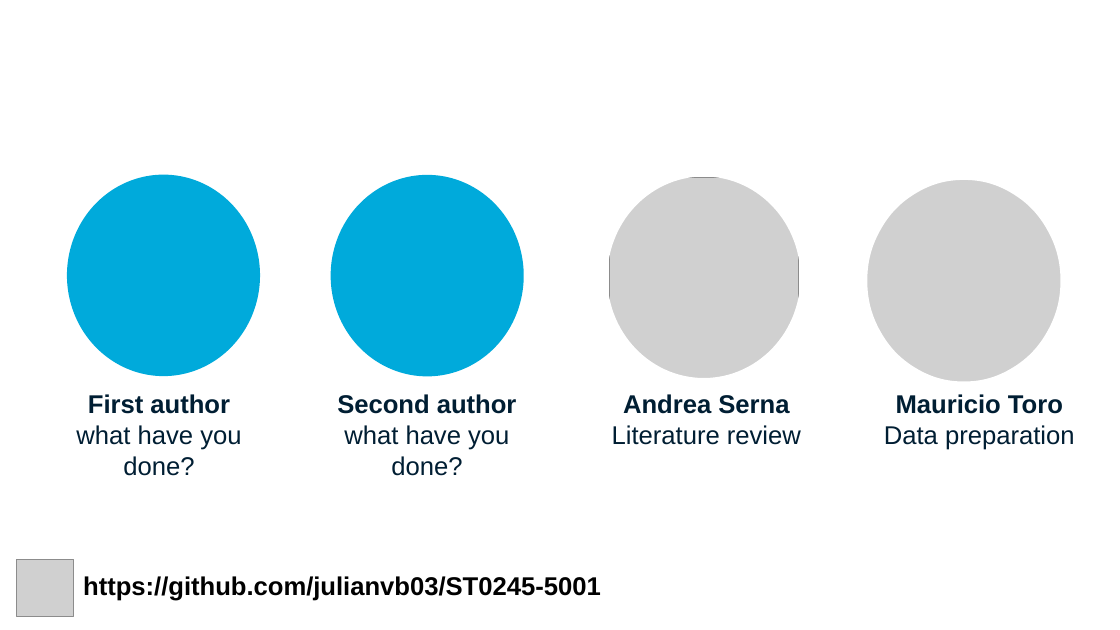
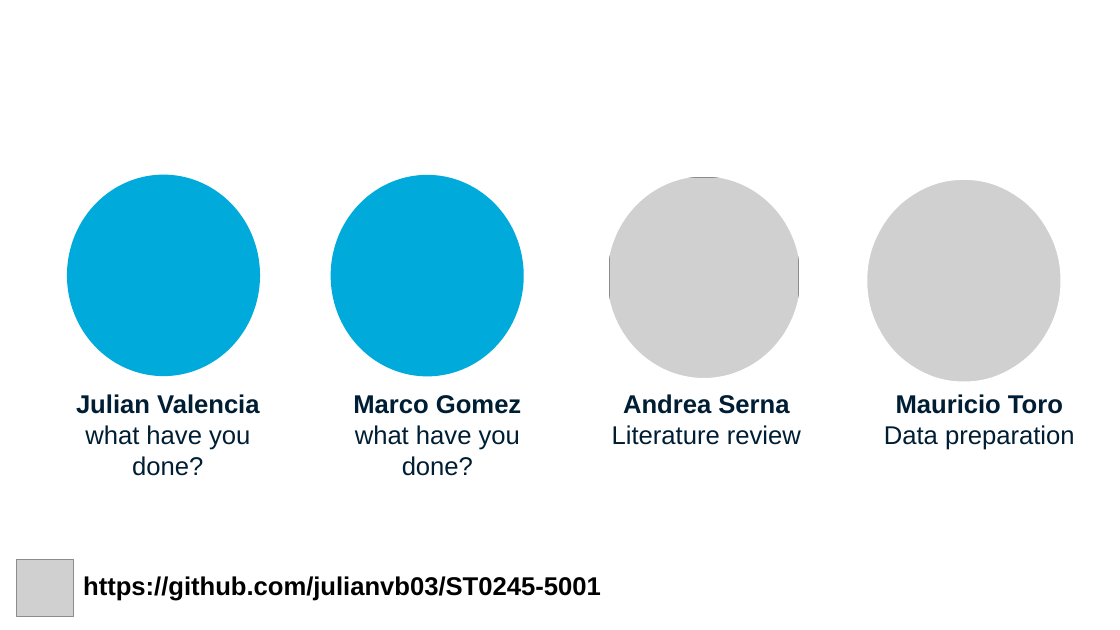
Before and after one commit to julianvb03/ST0245-5001, a slide deck: slide 2 of presentacion/entrega1/Diapositivas Entrega1.pptx. Drawn at 1120x630 pixels with LibreOffice and Linux fonts; fonts in the diff are those of the drawing; grey boxes stand for pictures; background and template pictures are left out. Boxes give left, top, right and bottom in pixels: in the first picture for what was removed or moved away, otherwise in the second. Text is boxed around its words. In the diff, an @@ line names an element or a change of style, - is before the commit and + after.

```diff
--- a/presentacion/entrega1/Diapositivas Entrega1.pptx
+++ b/presentacion/entrega1/Diapositivas Entrega1.pptx
@@ text at <box>76,394,260,414</box>: text changed @@
-First author
+Julian Valencia
@@ text at <box>353,395,521,476</box>: text changed @@
-Second author
-what have you done?
+Marco Gomez what have you done?
```
